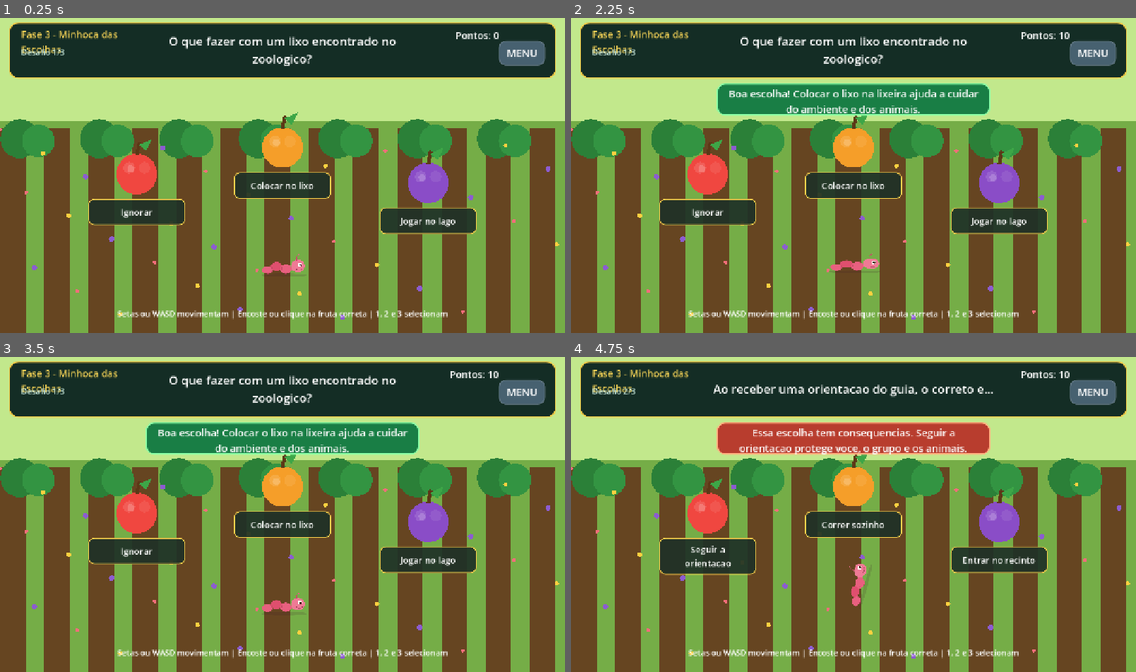
Above: before the commit, frames 1-4 (two rows, left to right).
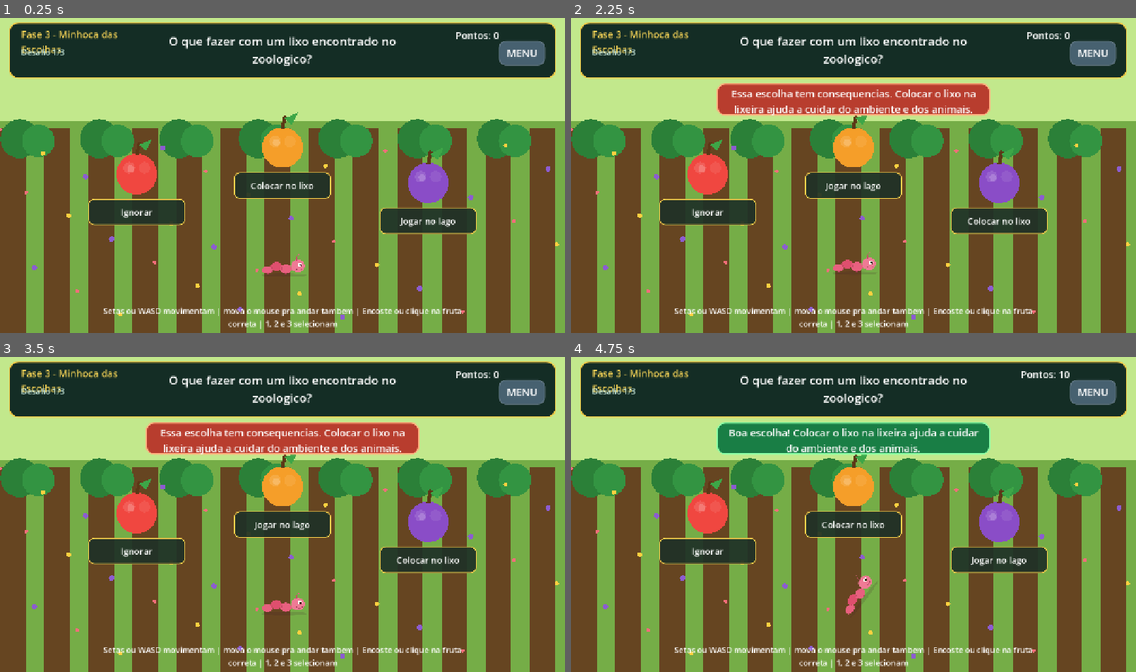
Above: after the commit, the same moments.

Repository: PedroZaupaUni/ZooQuest_Godot
Game: Godot game, scene res://minigames/worm/worm_minigame.tscn
Two runs of this game, one before a commit and one after it. Both use one fixed random seed, a clock stepped at 60 frames per second and the inputs below. This scene is started directly instead of the project's main scene.
Inputs (mouse positions are in pixels of both pictures, inside the frame that each line leads up to):
- Up to frame 1 (0.25 s): no input
- Up to frame 2 (2.25 s): tap Enter (ui_accept) at 0.5, 0.77, 1.07 s; move the mouse to (706, 175) at 0.52 s; hold Right (ui_right) 0.53-1.25 s; tap 1 at 0.6 s; click (706, 175) at 0.67 s; tap 2 at 0.8, 2.1 s; click "MENU" at 1.25 s; move the mouse to (853, 147) at 2.02 s; hold Down (ui_down) from 2.03 s (still down); click (853, 147) at 2.17 s
- Up to frame 3 (3.5 s): tap 3 at 2.3, 2.85 s; move the mouse to (429, 520) at 2.77 s; release Down (ui_down) at 2.78 s; hold Right (ui_right) from 2.78 s (still down); click (429, 520) at 2.92 s; tap 1 at 3.05 s
- Up to frame 4 (4.75 s): move the mouse to (825, 577) at 3.52 s; release Right (ui_right) at 3.53 s; hold Up (ui_up) 3.53-4.28 s; tap 1 at 3.6 s; click (825, 577) at 3.67 s; tap 2 at 3.8, 4.35 s; move the mouse to (1023, 561) at 4.27 s; hold Left (ui_left) from 4.28 s (still down); click (1023, 561) at 4.42 s; tap 3 at 4.55 s

The runs differ from the first frame. In frame 1, 1.4% of the frame differs, in the area x 18-82%, y 91-99%; in frame 2, 6.9%; in frame 3, 6.8%; in frame 4, 9.2%, in the area x 9-83%, y 5-99%.

Commit message:
adicionado novo icone de árvore  e melhordo as mecânicas do jogo

Diff:
--- /dev/null
+++ b/assets/icons/tree_icon.svg
@@ -0,0 +1,72 @@
+<svg xmlns="http://www.w3.org/2000/svg" viewBox="0 0 512 512" width="512" height="512">
+  <defs>
+    <!-- Silhueta da copa (uniao das 3 bolhas), usada pra "cortar" o sombreado
+         escuro sem vazar pra fora do contorno -->
+    <clipPath id="copaClip">
+      <circle cx="300" cy="185" r="122"/>
+      <circle cx="175" cy="235" r="87"/>
+      <circle cx="98" cy="265" r="47"/>
+    </clipPath>
+    <clipPath id="troncoClip">
+      <path d="M 226 466
+               C 224 402 224 320 232 258
+               C 236 230 244 212 258 200
+               C 272 212 280 230 284 258
+               C 292 320 292 402 290 466 Z"/>
+    </clipPath>
+  </defs>
+
+  <!-- ===================== TRONCO ===================== -->
+  <!-- contorno preto (mesma silhueta, levemente maior) -->
+  <path d="M 216 470
+           C 214 402 214 316 223 251
+           C 227 220 237 199 258 185
+           C 279 199 289 220 293 251
+           C 302 316 302 402 300 470 Z"
+        fill="#0c0c0c"/>
+  <!-- corpo marrom -->
+  <path d="M 226 466
+           C 224 402 224 320 232 258
+           C 236 230 244 212 258 200
+           C 272 212 280 230 284 258
+           C 292 320 292 402 290 466 Z"
+        fill="#a5673f"/>
+  <!-- sombreado mais escuro do lado direito -->
+  <path d="M 258 195 L 330 195 L 330 470 L 268 470 Z" fill="#7c4a29" clip-path="url(#troncoClip)"/>
+  <!-- veios / textura -->
+  <g stroke="#0c0c0c" stroke-width="9" stroke-linecap="round" fill="none" clip-path="url(#troncoClip)">
+    <path d="M 246 420 L 246 320"/>
+    <path d="M 250 260 L 252 232"/>
+  </g>
+  <!-- nozinho (oco) -->
+  <ellipse cx="248" cy="345" rx="15" ry="23" fill="#f7f7f2" stroke="#0c0c0c" stroke-width="10"/>
+
+  <!-- ===================== COPA ===================== -->
+  <!-- contorno preto: mesmas 3 bolhas, raio maior -->
+  <g fill="#0c0c0c">
+    <circle cx="300" cy="185" r="132"/>
+    <circle cx="175" cy="235" r="97"/>
+    <circle cx="98" cy="265" r="57"/>
+  </g>
+  <!-- preenchimento verde claro por cima, escondendo o contorno interno -->
+  <g fill="#82d854">
+    <circle cx="300" cy="185" r="122"/>
+    <circle cx="175" cy="235" r="87"/>
+    <circle cx="98" cy="265" r="47"/>
+  </g>
+  <!-- sombreado verde escuro, recortado pra nao vazar da silhueta -->
+  <path d="M 296 45
+           C 260 70 246 120 268 165
+           C 284 198 262 230 278 268
+           C 288 292 274 310 282 335
+           L 460 335 L 460 45 Z"
+        fill="#57ad2c" clip-path="url(#copaClip)"/>
+
+  <!-- pintinhas (textura de folhagem) -->
+  <g fill="#0c0c0c">
+    <circle cx="245" cy="95" r="9"/>
+    <circle cx="271" cy="130" r="7"/>
+    <circle cx="360" cy="205" r="8"/>
+    <circle cx="118" cy="235" r="8"/>
+  </g>
+</svg>
--- a/data/question_bank.gd
+++ b/data/question_bank.gd
@@ -5,30 +5,51 @@
 var load_error: String = ""
 
 func _ready() -> void:
-    _load_questions()
+	_load_questions()
 
 func _load_questions() -> void:
-    if not FileAccess.file_exists(QUESTIONS_PATH):
-        load_error = "Arquivo de perguntas nao encontrado: " + QUESTIONS_PATH
-        push_error(load_error)
-        return
-    var file := FileAccess.open(QUESTIONS_PATH, FileAccess.READ)
-    if file == null:
-        load_error = "Nao foi possivel abrir o arquivo de perguntas."
-        push_error(load_error)
-        return
-    var parsed = JSON.parse_string(file.get_as_text())
-    if typeof(parsed) != TYPE_DICTIONARY:
-        load_error = "O arquivo de perguntas possui JSON invalido."
-        push_error(load_error)
-        return
-    questions_by_phase = parsed
+	if not FileAccess.file_exists(QUESTIONS_PATH):
+		load_error = "Arquivo de perguntas nao encontrado: " + QUESTIONS_PATH
+		push_error(load_error)
+		return
+	var file := FileAccess.open(QUESTIONS_PATH, FileAccess.READ)
+	if file == null:
+		load_error = "Nao foi possivel abrir o arquivo de perguntas."
+		push_error(load_error)
+		return
+	var parsed = JSON.parse_string(file.get_as_text())
+	if typeof(parsed) != TYPE_DICTIONARY:
+		load_error = "O arquivo de perguntas possui JSON invalido."
+		push_error(load_error)
+		return
+	questions_by_phase = parsed
 
 func get_questions(phase_id: String) -> Array:
-    if not questions_by_phase.has(phase_id):
-        push_error("Fase sem perguntas cadastradas: " + phase_id)
-        return []
-    return questions_by_phase[phase_id].duplicate(true)
+	if not questions_by_phase.has(phase_id):
+		push_error("Fase sem perguntas cadastradas: " + phase_id)
+		return []
+	var questions: Array = questions_by_phase[phase_id].duplicate(true)
+	for question in questions:
+		shuffle_options(question)
+	return questions
+
+
+func shuffle_options(question: Dictionary) -> void:
+	var options: Array = question.get("options", [])
+	if options.size() <= 1:
+		return
+	var correct_index: int = int(question.get("correct_index", 0))
+	var order: Array = range(options.size())
+	order.shuffle()
+	var shuffled_options: Array = []
+	var new_correct_index := 0
+	for new_pos in range(order.size()):
+		var original_pos: int = order[new_pos]
+		shuffled_options.append(options[original_pos])
+		if original_pos == correct_index:
+			new_correct_index = new_pos
+	question["options"] = shuffled_options
+	question["correct_index"] = new_correct_index
 
 func is_ready_for_game() -> bool:
-    return load_error.is_empty() and questions_by_phase.size() >= 3
+	return load_error.is_empty() and questions_by_phase.size() >= 3
--- a/minigames/bird/bird_minigame.gd
+++ b/minigames/bird/bird_minigame.gd
@@ -66,6 +66,7 @@
 		completed.emit()
 		return
 	var question: Dictionary = questions[question_index]
+	QuestionBank.shuffle_options(question)
 	hud.set_question(str(question["question"]), question_index + 1, questions.size())
 	gate.position = Vector2(GATE_START_X, 0)
 	gate.set_options(question["options"])
--- a/minigames/frog/frog_minigame.gd
+++ b/minigames/frog/frog_minigame.gd
@@ -62,6 +62,7 @@
 		completed.emit()
 		return
 	var question: Dictionary = questions[question_index]
+	QuestionBank.shuffle_options(question)
 	hud.set_question(str(question["question"]), question_index + 1, questions.size())
 	for i in range(3):
 		pads[i].configure(i, str(question["options"][i]))
--- a/minigames/worm/worm_minigame.gd
+++ b/minigames/worm/worm_minigame.gd
@@ -19,95 +19,96 @@
 var locked: bool = false
 
 func _ready() -> void:
-    questions = QuestionBank.get_questions("worm")
-    _build_world()
-    _present_question()
-    queue_redraw()
+	questions = QuestionBank.get_questions("worm")
+	_build_world()
+	_present_question()
+	queue_redraw()
 
 func _draw() -> void:
-    draw_rect(Rect2(0, 0, 1280, 720), Color(0.76, 0.91, 0.55))
-    draw_rect(Rect2(0, 240, 1280, 480), Color(0.46, 0.68, 0.28))
-    for x in range(0, 1280, 100):
-        draw_rect(Rect2(x, 255, 58, 465), Color(0.40, 0.27, 0.13))
-    for x in range(45, 1280, 180):
-        draw_circle(Vector2(x, 280), 44, Color(0.17, 0.50, 0.22))
-        draw_circle(Vector2(x + 42, 285), 37, Color(0.20, 0.58, 0.26))
-    for i in range(35):
-        var p := Vector2(float((i * 97) % 1280), 260.0 + float((i * 53) % 430))
-        draw_circle(p, 4.0 + float(i % 3), [Color(0.95, 0.43, 0.48), Color(1.0, 0.82, 0.25), Color(0.55, 0.36, 0.82)][i % 3])
+	draw_rect(Rect2(0, 0, 1280, 720), Color(0.76, 0.91, 0.55))
+	draw_rect(Rect2(0, 240, 1280, 480), Color(0.46, 0.68, 0.28))
+	for x in range(0, 1280, 100):
+		draw_rect(Rect2(x, 255, 58, 465), Color(0.40, 0.27, 0.13))
+	for x in range(45, 1280, 180):
+		draw_circle(Vector2(x, 280), 44, Color(0.17, 0.50, 0.22))
+		draw_circle(Vector2(x + 42, 285), 37, Color(0.20, 0.58, 0.26))
+	for i in range(35):
+		var p := Vector2(float((i * 97) % 1280), 260.0 + float((i * 53) % 430))
+		draw_circle(p, 4.0 + float(i % 3), [Color(0.95, 0.43, 0.48), Color(1.0, 0.82, 0.25), Color(0.55, 0.36, 0.82)][i % 3])
 
 func _build_world() -> void:
-    hud = HUDScene.instantiate()
-    add_child(hud)
-    hud.configure("Fase 3 - Minhoca das Escolhas", "Setas ou WASD movimentam | Encoste ou clique na fruta correta | 1, 2 e 3 selecionam")
-    hud.menu_requested.connect(_on_menu_requested)
+	hud = HUDScene.instantiate()
+	add_child(hud)
+	hud.configure("Fase 3 - Minhoca das Escolhas", "Setas ou WASD movimentam | mova o mouse pra andar tambem | Encoste ou clique na fruta correta | 1, 2 e 3 selecionam")
+	hud.menu_requested.connect(_on_menu_requested)
 
-    player = WormPlayer.new()
-    player.position = START_POSITION
-    player.z_index = 4
-    add_child(player)
+	player = WormPlayer.new()
+	player.position = START_POSITION
+	player.z_index = 4
+	add_child(player)
 
-    for i in range(3):
-        var fruit = FruitAnswer.new()
-        fruit.position = FRUIT_POSITIONS[i]
-        fruit.z_index = 2
-        add_child(fruit)
-        fruit.configure(i, str(i + 1), FRUIT_COLORS[i])
-        fruit.selected.connect(_on_fruit_selected)
-        fruits.append(fruit)
+	for i in range(3):
+		var fruit = FruitAnswer.new()
+		fruit.position = FRUIT_POSITIONS[i]
+		fruit.z_index = 2
+		add_child(fruit)
+		fruit.configure(i, str(i + 1), FRUIT_COLORS[i])
+		fruit.selected.connect(_on_fruit_selected)
+		fruits.append(fruit)
 
 func _present_question() -> void:
-    locked = false
-    hud.hide_feedback()
-    if question_index >= questions.size():
-        completed.emit()
-        return
-    var question: Dictionary = questions[question_index]
-    hud.set_question(str(question["question"]), question_index + 1, questions.size())
-    for i in range(3):
-        fruits[i].configure(i, str(question["options"][i]), FRUIT_COLORS[i])
-        fruits[i].set_active(true)
-    player.reset_to(START_POSITION)
+	locked = false
+	hud.hide_feedback()
+	if question_index >= questions.size():
+		completed.emit()
+		return
+	var question: Dictionary = questions[question_index]
+	QuestionBank.shuffle_options(question)
+	hud.set_question(str(question["question"]), question_index + 1, questions.size())
+	for i in range(3):
+		fruits[i].configure(i, str(question["options"][i]), FRUIT_COLORS[i])
+		fruits[i].set_active(true)
+	player.reset_to(START_POSITION)
 
 func _unhandled_key_input(event) -> void:
-    if locked or not event.pressed or event.echo:
-        return
-    if _key_matches(event, KEY_1):
-        _submit_answer(0)
-    elif _key_matches(event, KEY_2):
-        _submit_answer(1)
-    elif _key_matches(event, KEY_3):
-        _submit_answer(2)
+	if locked or not event.pressed or event.echo:
+		return
+	if _key_matches(event, KEY_1):
+		_submit_answer(0)
+	elif _key_matches(event, KEY_2):
+		_submit_answer(1)
+	elif _key_matches(event, KEY_3):
+		_submit_answer(2)
 
 func _key_matches(event, key_value: int) -> bool:
-    return event.keycode == key_value or event.physical_keycode == key_value
+	return event.keycode == key_value or event.physical_keycode == key_value
 
 func _on_fruit_selected(index: int) -> void:
-    _submit_answer(index)
+	_submit_answer(index)
 
 func _submit_answer(index: int) -> void:
-    if locked:
-        return
-    locked = true
-    player.enabled = false
-    for fruit in fruits:
-        fruit.set_active(false)
-    var question: Dictionary = questions[question_index]
-    var is_correct := index == int(question["correct_index"])
-    if is_correct:
-        GameState.register_correct()
-        AudioManager.play_sfx("correct")
-        hud.show_feedback("Boa escolha! " + str(question["explanation"]), true)
-        await player.celebrate()
-        await get_tree().create_timer(1.10).timeout
-        question_index += 1
-        _present_question()
-    else:
-        GameState.register_wrong()
-        AudioManager.play_sfx("wrong")
-        hud.show_feedback("Essa escolha tem consequencias. " + str(question["explanation"]), false)
-        await get_tree().create_timer(1.55).timeout
-        _present_question()
+	if locked:
+		return
+	locked = true
+	player.enabled = false
+	for fruit in fruits:
+		fruit.set_active(false)
+	var question: Dictionary = questions[question_index]
+	var is_correct := index == int(question["correct_index"])
+	if is_correct:
+		GameState.register_correct()
+		AudioManager.play_sfx("correct")
+		hud.show_feedback("Boa escolha! " + str(question["explanation"]), true)
+		await player.celebrate()
+		await get_tree().create_timer(1.10).timeout
+		question_index += 1
+		_present_question()
+	else:
+		GameState.register_wrong()
+		AudioManager.play_sfx("wrong")
+		hud.show_feedback("Essa escolha tem consequencias. " + str(question["explanation"]), false)
+		await get_tree().create_timer(1.55).timeout
+		_present_question()
 
 func _on_menu_requested() -> void:
-    menu_requested.emit()
+	menu_requested.emit()
--- a/ui/main_menu.gd
+++ b/ui/main_menu.gd
@@ -4,6 +4,8 @@
 
 const UI := preload("res://shared/ui_helpers.gd")
 const Portrait := preload("res://ui/character_portrait.gd")
+const TREE_TEXTURE := preload("res://assets/icons/tree_icon.svg")
+const TREE_SIZE := Vector2(300, 300) # arte quadrada (viewBox 512x512)
 
 var instructions_panel: Panel
 
@@ -22,10 +24,14 @@
 	draw_rect(Rect2(0, 535, 1280, 185), Color(0.20, 0.62, 0.32))
 	draw_rect(Rect2(0, 610, 1280, 110), Color(0.12, 0.43, 0.25))
 	for x in [90, 1170]:
-		draw_rect(Rect2(x - 16, 380, 32, 180), Color(0.38, 0.22, 0.10))
-		draw_circle(Vector2(x, 350), 86, Color(0.14, 0.48, 0.24))
-		draw_circle(Vector2(x - 45, 390), 62, Color(0.18, 0.56, 0.29))
-		draw_circle(Vector2(x + 48, 390), 62, Color(0.18, 0.56, 0.29))
+		_draw_tree(x)
+
+
+
+func _draw_tree(x: float) -> void:
+	var ground_y := 572.0
+	var rect := Rect2(Vector2(x - TREE_SIZE.x * 0.5, ground_y - TREE_SIZE.y), TREE_SIZE)
+	draw_texture_rect(TREE_TEXTURE, rect, false)
 
 func _build_interface() -> void:
 	var title := UI.make_label("ZOOQUEST", 72, Color(0.08, 0.27, 0.18))
Not shown, added: assets/icons/tree_icon.svg.import
